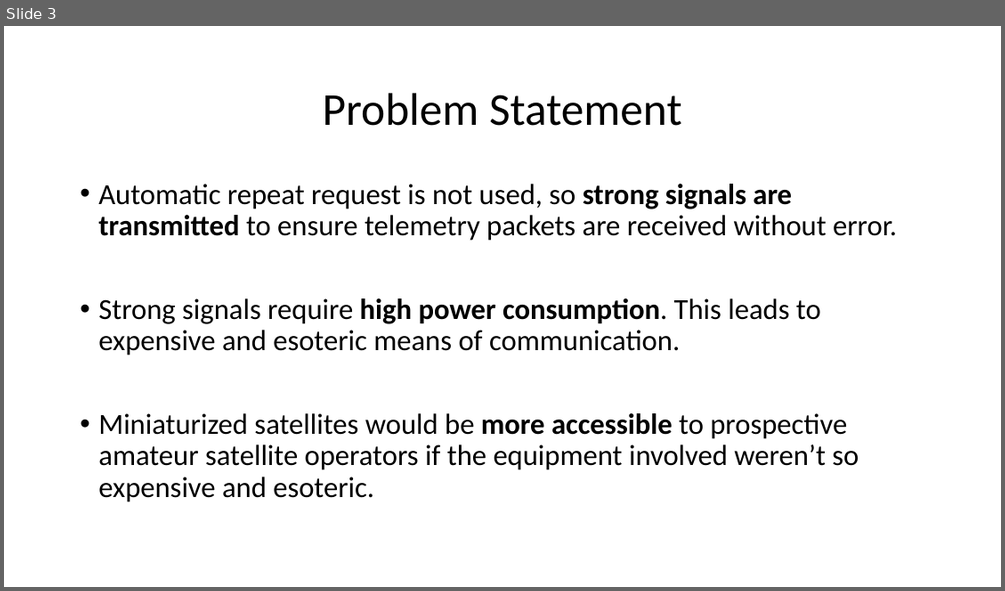
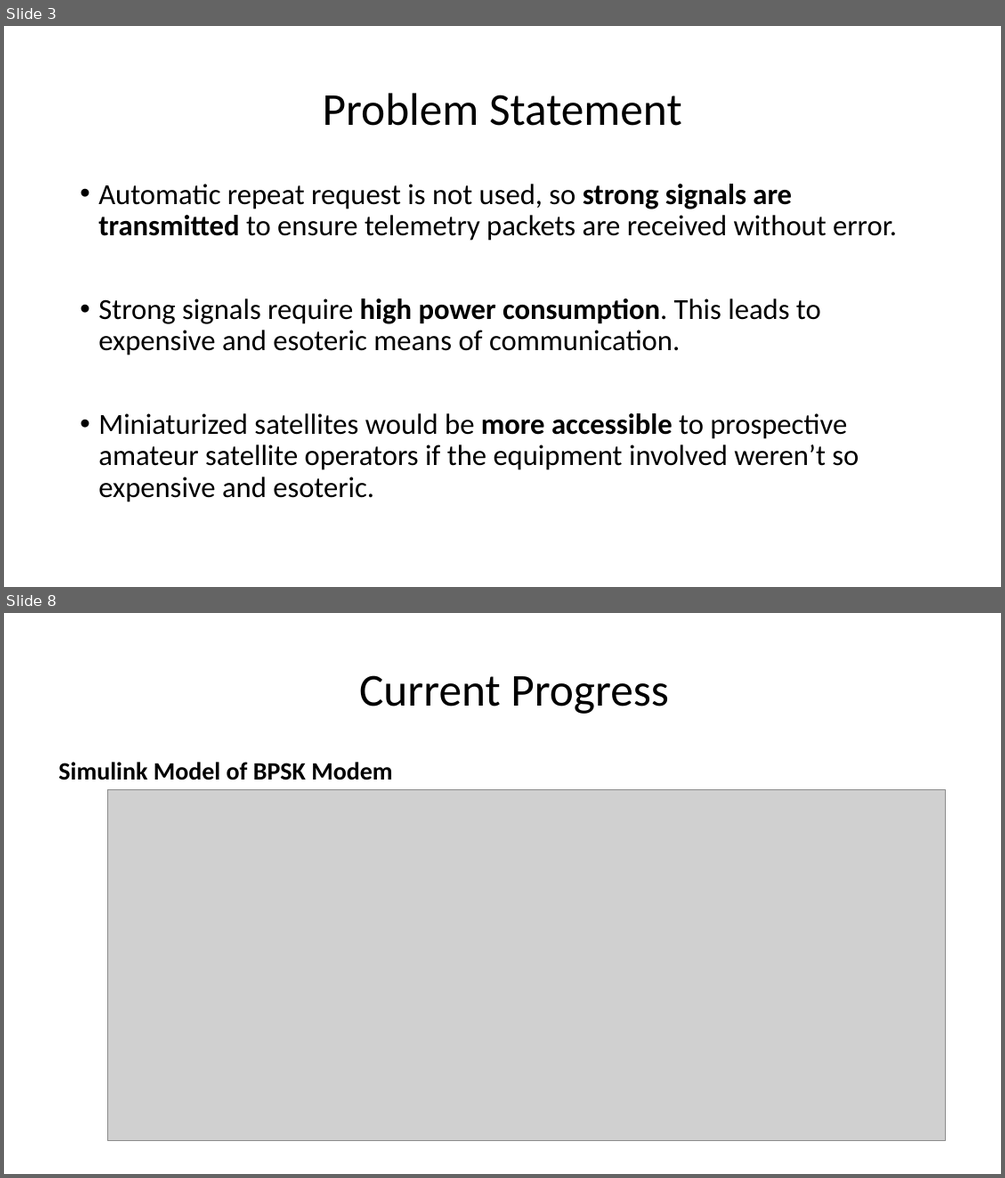
Before and after one commit to RadioInnovators/SD, a slide deck: Presentations/SD1/SD1_presentation.pptx. Shown one above the other, each under a label of ours: slide 3 before the commit, slides 3 and 8 after it; the slides between them are not shown. The pictures are 1005x591 and 1005x1178 pixels, drawn with LibreOffice and Linux fonts; fonts in the diff are those of the drawing; grey boxes stand for pictures. Boxes give left, top, right and bottom in pixels: in the first picture for what was removed or moved away, otherwise in the second. Text is boxed around its words. In the diff, an @@ line names an element or a change of style, - is before the commit and + after.

```diff
--- a/Presentations/SD1/SD1_presentation.pptx
+++ b/Presentations/SD1/SD1_presentation.pptx
@@ slide 8 added at bbox=[4, 613, 1001, 1174], background #FFFFFF @@
@@ text added at bbox=[58, 675, 669, 780], 24 pt, text #000000, bold @@
+Current Progress
+Simulink Model of BPSK Modem
@@ picture added at bbox=[107, 790, 945, 1140] @@
```
Also in this commit, not shown: 4 slides changed, 8 other slides added, 1 slide removed, 2 other files.
